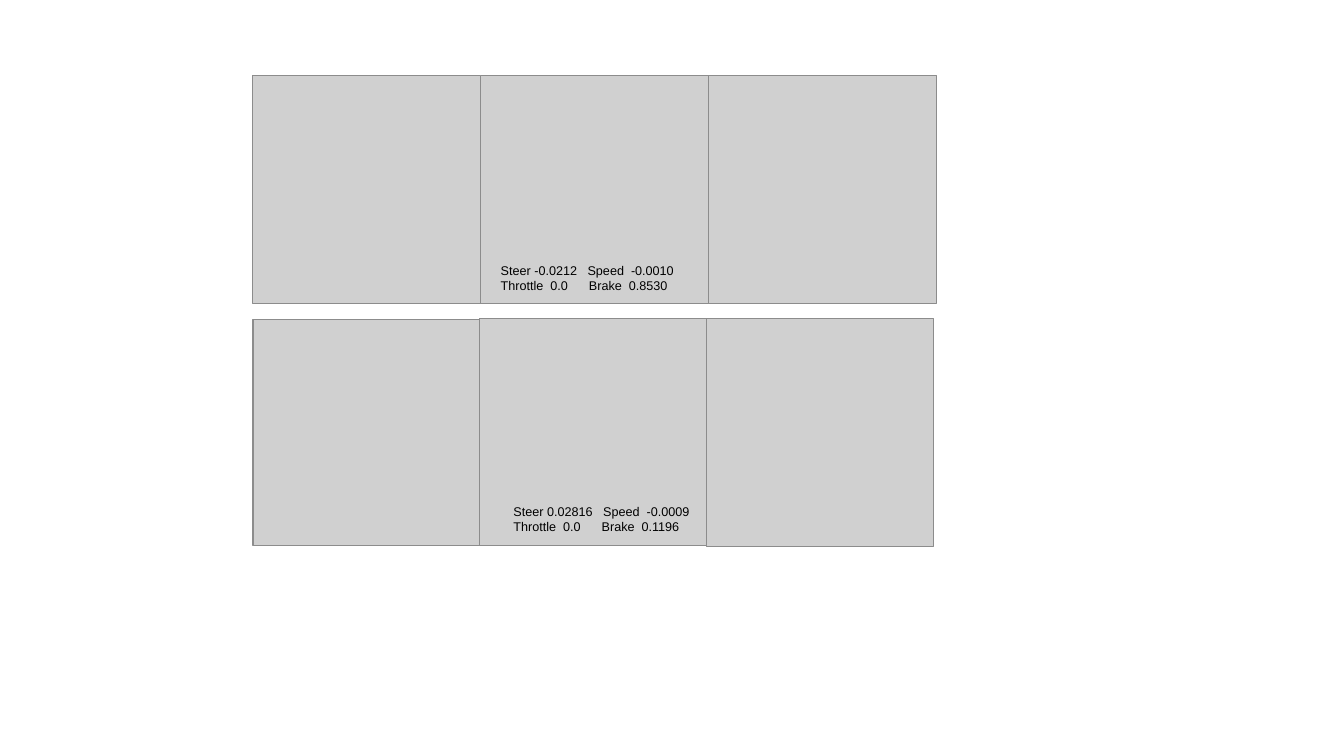
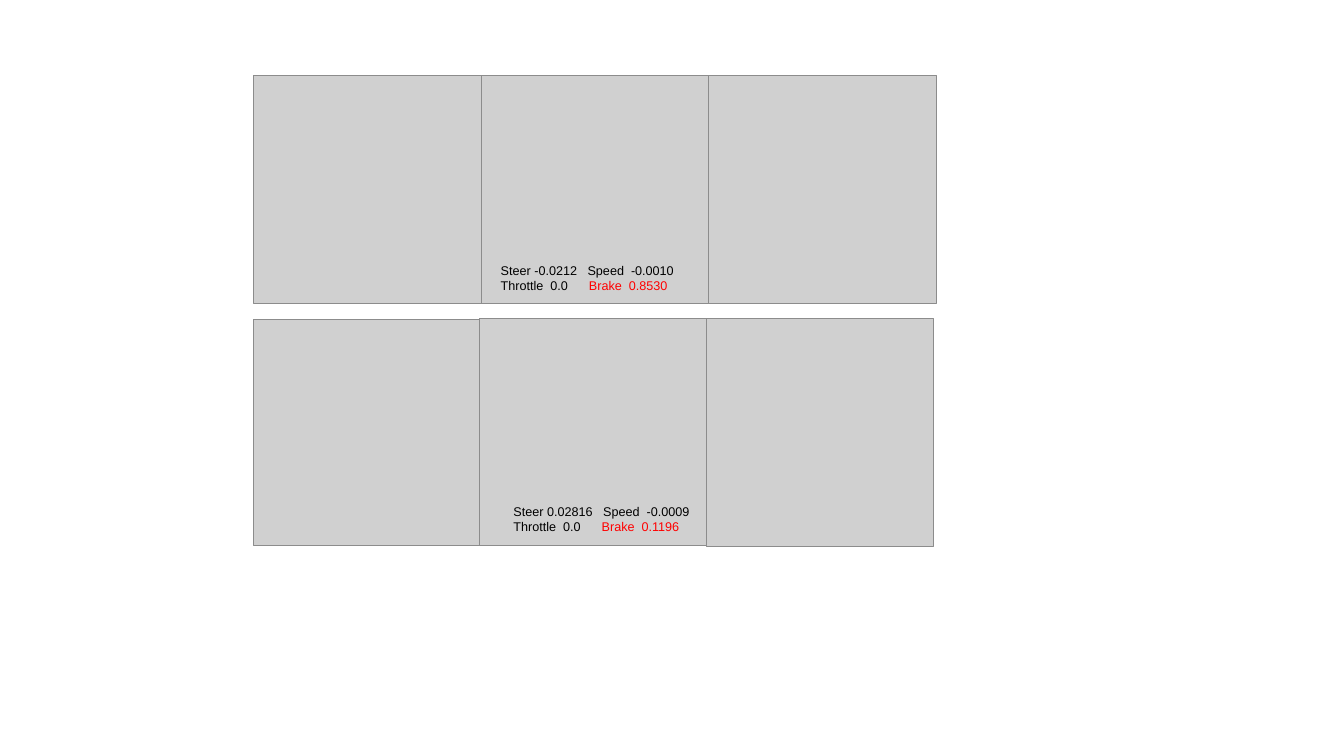
Before and after one commit to OpenHUTB/CILv2_multiview, a slide deck: slide 3 of latex/fig/brain_inspired.pptx. Drawn at 1344x756 pixels with LibreOffice and Linux fonts; fonts in the diff are those of the drawing; grey boxes stand for pictures. Boxes give left, top, right and bottom in pixels: in the first picture for what was removed or moved away, otherwise in the second. Text is boxed around its words. In the diff, an @@ line names an element or a change of style, - is before the commit and + after.

```diff
--- a/latex/fig/brain_inspired.pptx
+++ b/latex/fig/brain_inspired.pptx
@@ text at [501,281,668,290]: text colour #000000 to #FF0000 in "Brake 0.8530" @@
@@ text at [513,522,680,531]: text colour #000000 to #FF0000 in "Brake 0.1196" @@
```
Also in this commit, not shown: 2 other slides changed, 4 other files.
